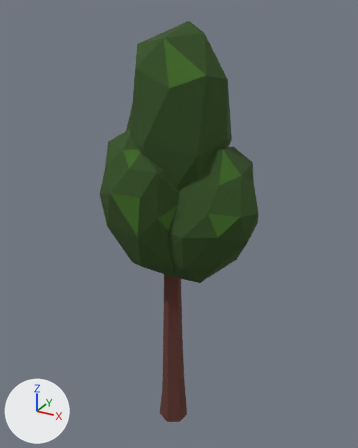
A saved change to the FBX model environment/tree/Poplar_small.fbx.
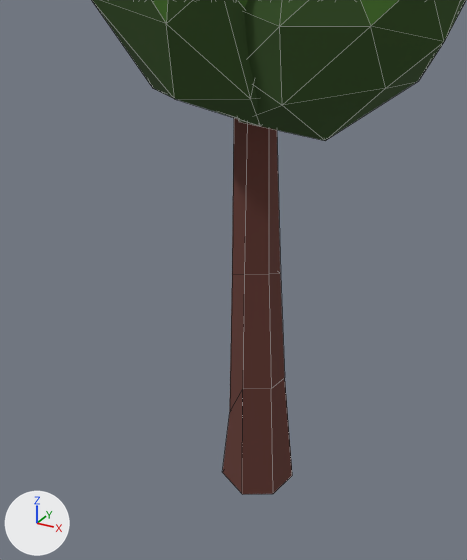
Old and new are each drawn whole from a 50 mm camera at (0.909, -1.591, 1.804) aimed at (0.013, 0.037, 0.99) and again close up on the part from 20% to 71% of the width and 51% to 100% of the height. Arrows for +X, +Y and +Z are at lower left; the lights stay in place. The close-ups show mesh edges as thin lines.

Objects in the first close-up: 'poplar_crown_Small', 'poplar_trunk_Small'.
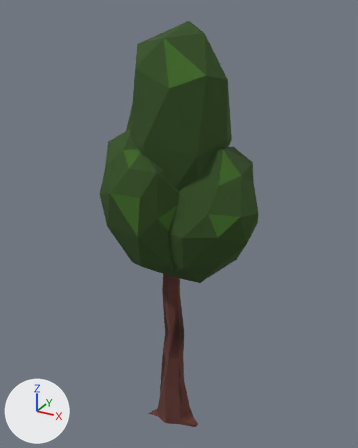
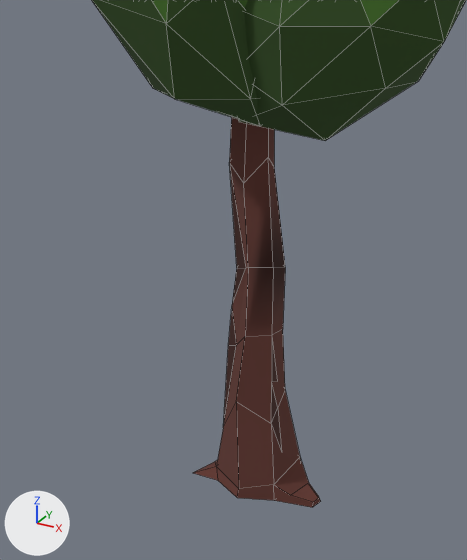
The newer file is also turned or shifted as a whole; pictures and numbers use the older file's frame.

Where the change shows, as pixel boxes (x1, y1, x2, y2) in the close-ups (467 x 560 px):
```json
{"object": "poplar_trunk_Small", "change": "reshaped", "before": [222, 118, 292, 494], "after": [193, 117, 321, 508], "on screen": "82% wider"}
```

Scene script edits in JSON lines:
```json
{"block": "me_circle_004", "where": "# used by ob_poplar_trunk_small; location = (0.003, 0.0, 0.0)"}
{"op": "remove", "block": "me_circle_004", "code": "me_circle_004.from_pydata(...)  # 24 vertices, 20 faces; spans x -0.06..0.06, y -0.058..0.066, z -0.002..0.902"}
{"op": "add", "block": "me_circle_004", "code": "me_circle_004.from_pydata(...)  # 63 vertices, 58 faces; spans x -0.112..0.132, y -0.07..0.086, z -0.008..0.902"}
{"block": "me_circle_004", "change": "me_circle_004 part 1"}
{"block": "me_circle_004", "change": "14 vertices are removed from x -0.06..0.06, y -0.058..0.066, z -0.002..0.46"}
{"block": "me_circle_004", "change": "16 faces are deleted"}
{"block": "me_circle_004", "change": "4 vertices move from x 0.0..0.037, y -0.043..0.042, z 0.46..0.486 to x -0.01..0.029, y -0.046..0.038, z 0.673..0.71"}
{"block": "me_circle_004", "change": "53 vertices are added at x -0.112..0.132, y -0.07..0.086, z -0.008..0.689"}
{"block": "me_circle_004", "change": "54 new faces join them"}
```
